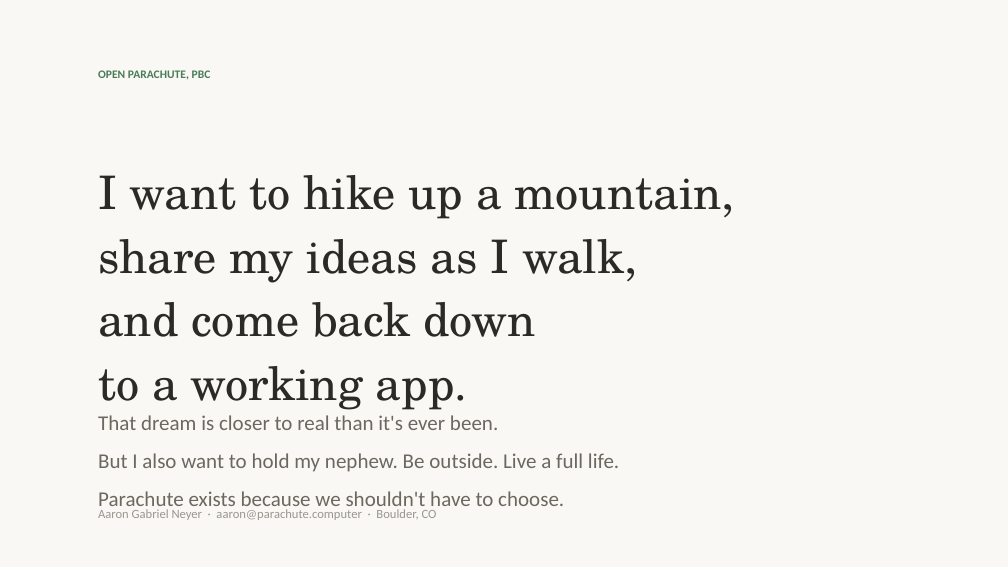
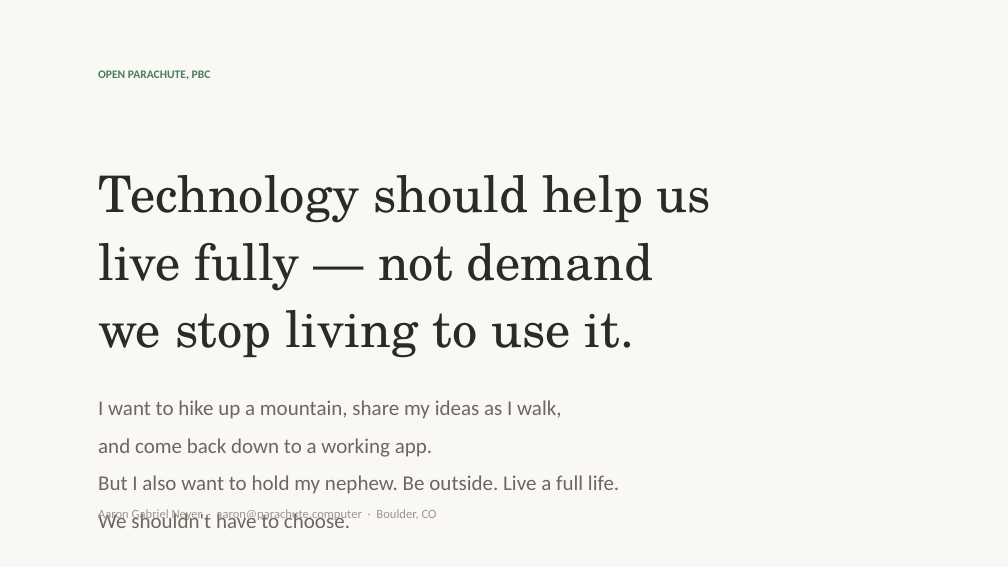
Before and after one commit to OpenParachutePBC/parachute-computer, a slide deck: slide 1 of nvc-pitch-deck.pptx. Drawn at 1008x567 pixels with LibreOffice and Linux fonts; fonts in the diff are those of the drawing. Boxes give left, top, right and bottom in pixels: in the first picture for what was removed or moved away, otherwise in the second. Text is boxed around its words. In the diff, an @@ line names an element or a change of style, - is before the commit and + after.

```diff
--- a/nvc-pitch-deck.pptx
+++ b/nvc-pitch-deck.pptx
@@ text at <box>98,175,711,358</box>: text changed; size 44 to 48 pt @@
-I want to hike up a mountain,
-share my ideas as I walk,
-and come back down
-to a working app.
+Technology should help us
+live fully — not demand
+we stop living to use it.
@@ text at <box>98,400,619,528</box>: text changed @@
-That dream is closer to real than it's ever been.
-But I also want to hold my nephew. Be outside. Live a full life.
-Parachute exists because we shouldn't have to choose.
+I want to hike up a mountain, share my ideas as I walk,
+and come back down to a working app.
+But I also want to hold my nephew. Be outside. Live a full life.
+We shouldn't have to choose.
```
Also in this commit, not shown: 3 other slides changed, 1 slide added, 1 slide removed, 4 other files.
